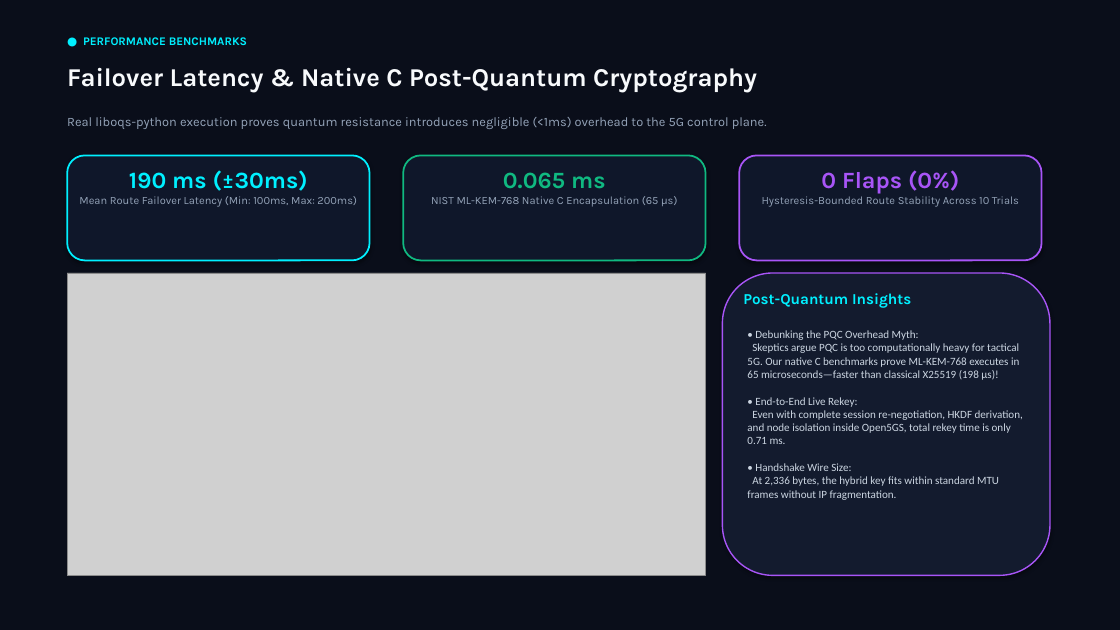
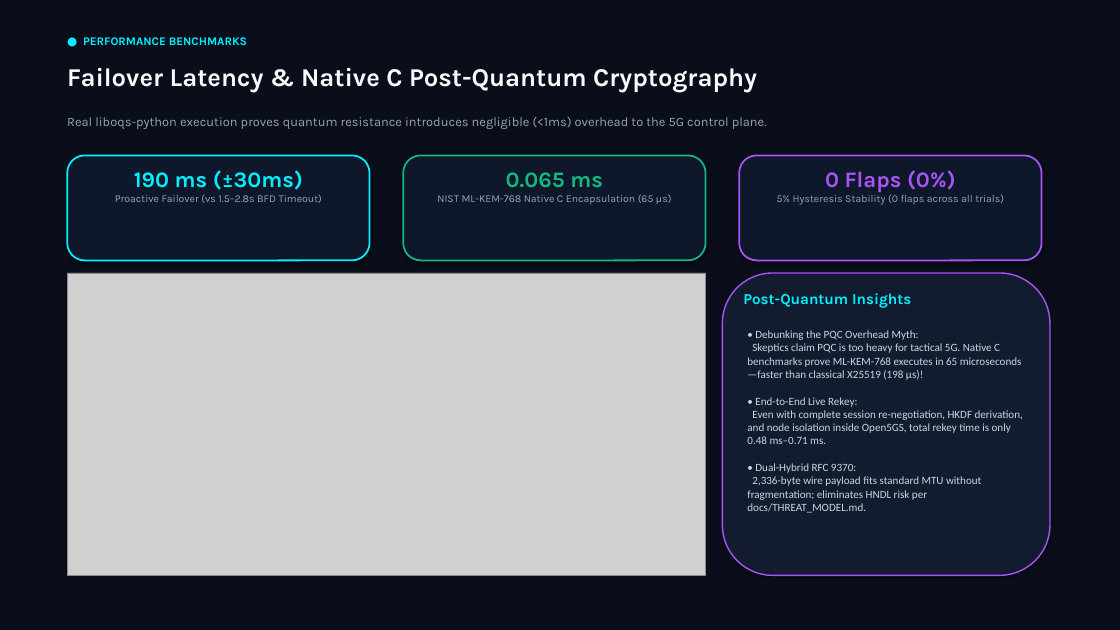
Before and after one commit to Rahul109871234/raksha-net, a slide deck: slide 7 of results/raksha_net_defense_presentation.pptx. Drawn at 1120x630 pixels with LibreOffice and Linux fonts; fonts in the diff are those of the drawing; grey boxes stand for pictures. Boxes give left, top, right and bottom in pixels: in the first picture for what was removed or moved away, otherwise in the second. Text is boxed around its words. In the diff, an @@ line names an element or a change of style, - is before the commit and + after.

Commit message:
docs(presentation): align slides and playbook with TRL-4 emulation, reactive BFD baseline, Apache 2.0, and threat model

```diff
--- a/results/raksha_net_defense_presentation.pptx
+++ b/results/raksha_net_defense_presentation.pptx
@@ text at (134,170,303,190): size 20 to 19 pt in "190 ms (±30ms)" @@
@@ text "0.065 ms" at (437,172,672,205): size 20 to 19 pt in "0.065 ms"; size 9.5 to 9 pt in "NIST ML-KEM-768 Native C Encapsulation (65 μs)" @@
@@ text at (825,170,956,193): size 20 to 19 pt in "0 Flaps (0%)" @@
@@ text at (115,194,322,203): text changed; size 9.5 to 9 pt @@
-Mean Route Failover Latency (Min: 100ms, Max: 200ms)
+Proactive Failover (vs 1.5–2.8s BFD Timeout)
@@ text at (777,195,1004,205): text changed; size 9.5 to 9 pt @@
-Hysteresis-Bounded Route Stability Across 10 Trials
+5% Hysteresis Stability (0 flaps across all trials)
@@ text at (747,330,1023,513): text changed @@
-• Debunking the PQC Overhead Myth:
-Skeptics argue PQC is too computationally heavy for tactical 5G. Our native C benchmarks prove ML-KEM-768 executes in 65 microseconds—faster than classical X25519 (198 μs)!
-• End-to-End Live Rekey:
-Even with complete session re-negotiation, HKDF derivation, and node isolation inside Open5GS, total rekey time is only 0.71 ms.
-• Handshake Wire Size:
-At 2,336 bytes, the hybrid key fits within standard MTU frames without IP fragmentation.
+• Debunking the PQC Overhead Myth:
+Skeptics claim PQC is too heavy for tactical 5G. Native C benchmarks prove ML-KEM-768 executes in 65 microseconds—faster than classical X25519 (198 μs)!
+• End-to-End Live Rekey:
+Even with complete session re-negotiation, HKDF derivation, and node isolation inside Open5GS, total rekey time is only 0.48 ms–0.71 ms.
+• Dual-Hybrid RFC 9370:
+2,336-byte wire payload fits standard MTU without fragmentation; eliminates HNDL risk per docs/THREAT_MODEL.md.
```
Also in this commit, not shown: 11 other slides changed, 2 other files.
